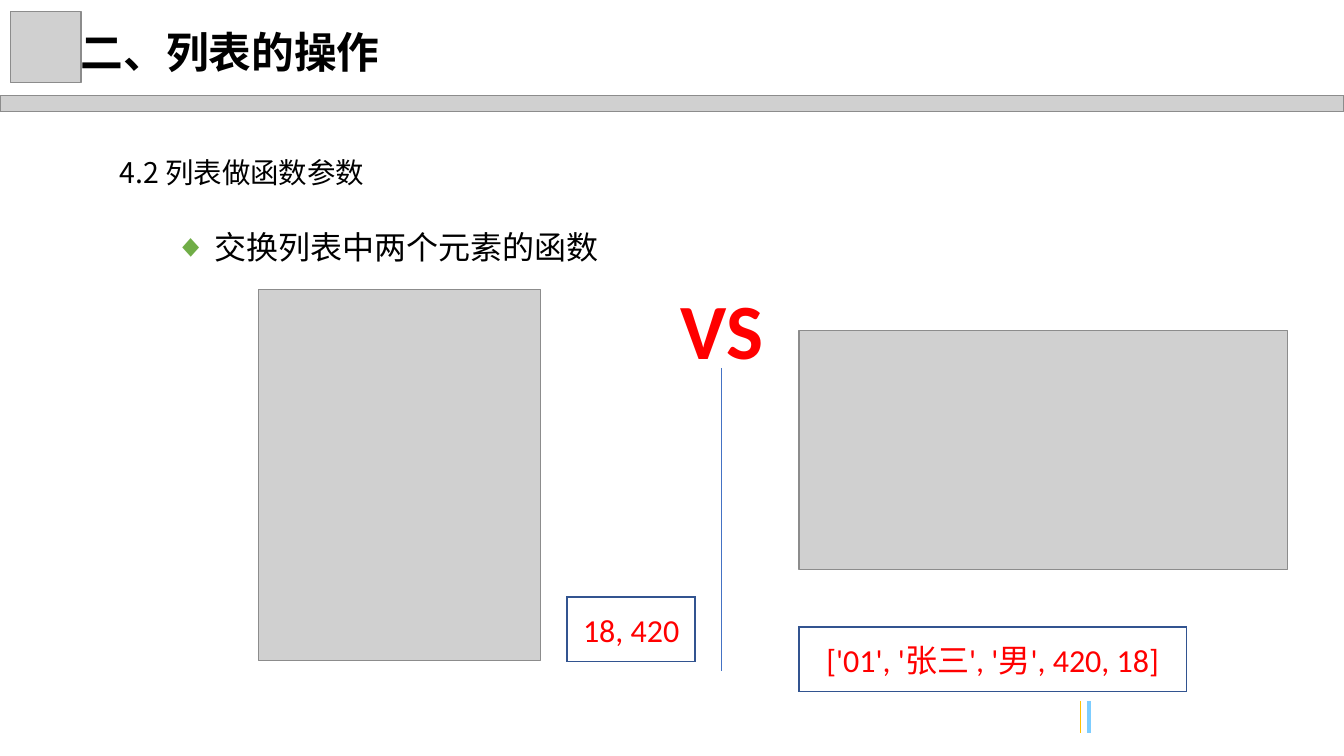
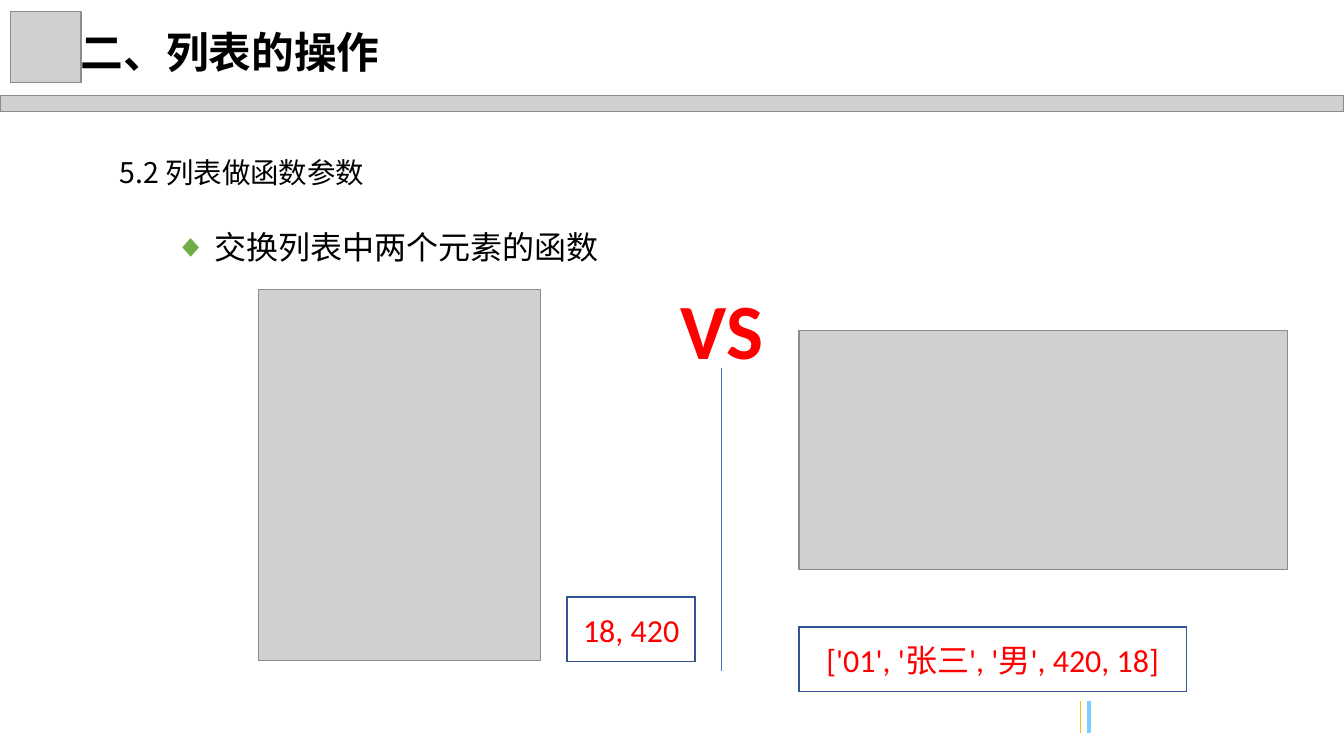
Before and after one commit to freeshow/LearningPython, a slide deck: slide 15 of Python 列表.pptx. Drawn at 1344x756 pixels with LibreOffice and Linux fonts; fonts in the diff are those of the drawing; grey boxes stand for pictures; background and template pictures are left out. Boxes give left, top, right and bottom in pixels: in the first picture for what was removed or moved away, otherwise in the second. Text is boxed around its words. In the diff, an @@ line names an element or a change of style, - is before the commit and + after.

```diff
--- a/Python 列表.pptx
+++ b/Python 列表.pptx
@@ text at (120,159,364,186): text changed @@
-4.2 列表做函数参数
+5.2 列表做函数参数
```
Also in this commit, not shown: 5 other slides changed, 1 other file.
